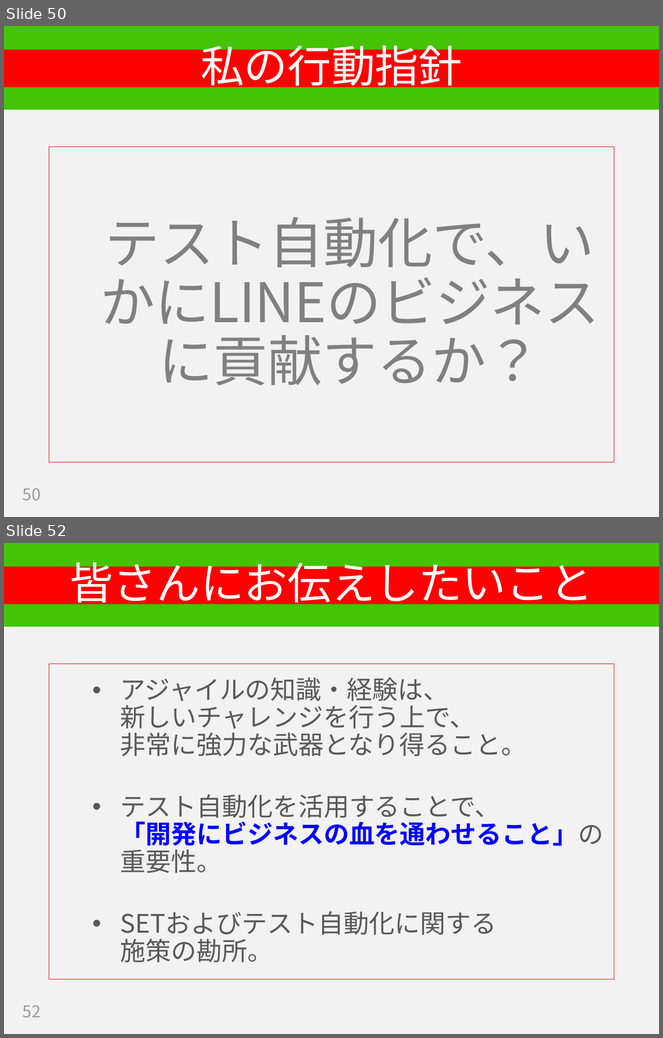
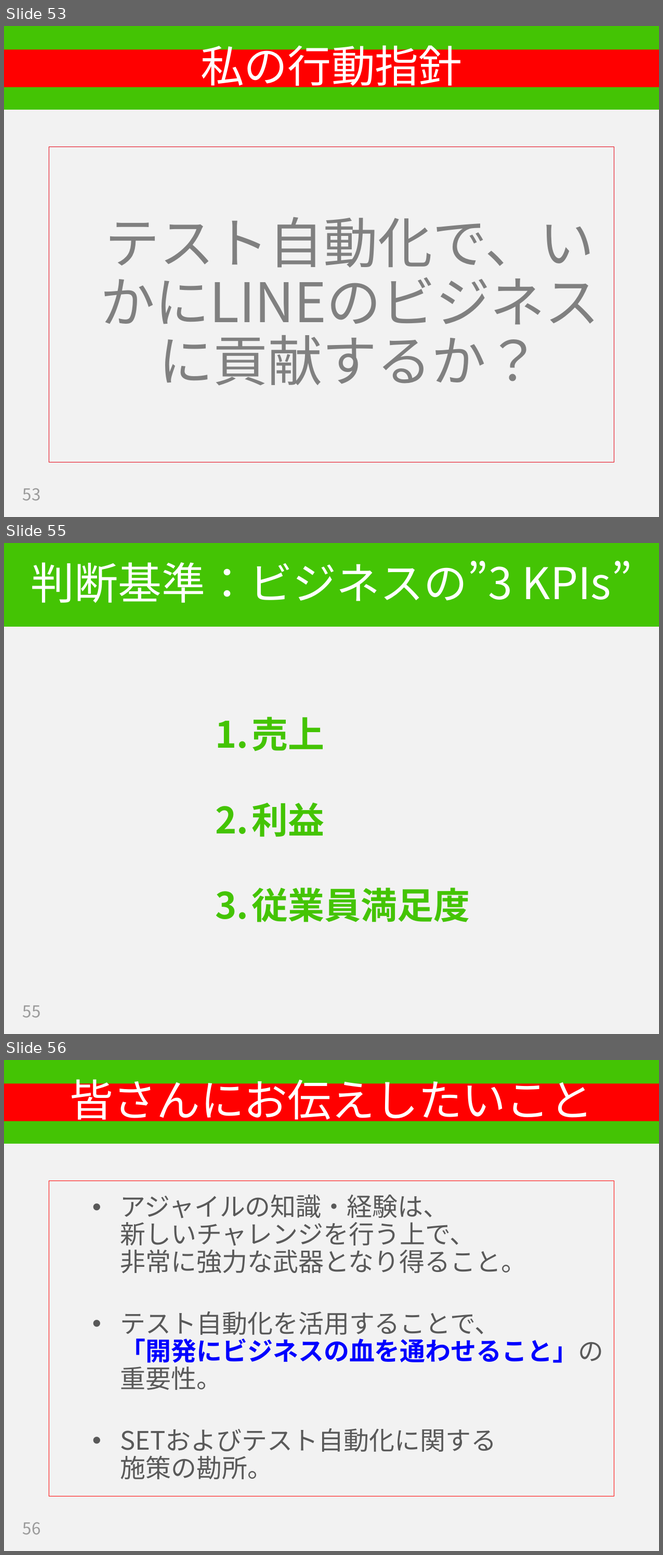
Before and after one commit to hageyahhoo/RSGT2018, a slide deck: SET_PO_ja.pptx. Shown one above the other, each under a label of ours: slides 50 and 52 before the commit, slides 53, 55 and 56 after it; the slides between them are not shown. The pictures are 663x1038 and 663x1555 pixels, drawn with LibreOffice and Linux fonts; fonts in the diff are those of the drawing. Boxes give left, top, right and bottom in pixels: in the first picture for what was removed or moved away, otherwise in the second. Text is boxed around its words. In the diff, an @@ line names an element or a change of style, - is before the commit and + after.

```diff
--- a/SET_PO_ja.pptx
+++ b/SET_PO_ja.pptx
@@ slide 55 added at (x1=4, y1=543, x2=659, y2=1034), background #F2F2F2; not listed: 1 template element that a slide beside it also shows @@
@@ title added at (x1=31, y1=561, x2=632, y2=603), 48 pt, text #FFFFFF @@
+判断基準：ビジネスの”3 KPIs”
@@ text added at (x1=215, y1=717, x2=470, y2=923), 40 pt, text #44C404, bold @@
+            1. 売上
+            2. 利益
+            3. 従業員満足度
@@ page number added at (x1=23, y1=1006, x2=41, y2=1018), 18 pt, text #9B9B9B @@
+55
@@ what was slide 50 is now slide 53 @@
@@ page number at (x1=23, y1=489, x2=41, y2=501): text changed @@
-50
+53
@@ what was slide 52 is now slide 56 @@
@@ page number at (x1=23, y1=1522, x2=41, y2=1535): text changed @@
-52
+56
```
Also in this commit, not shown: 11 slides changed, 5 other slides added, 3 slides removed.
